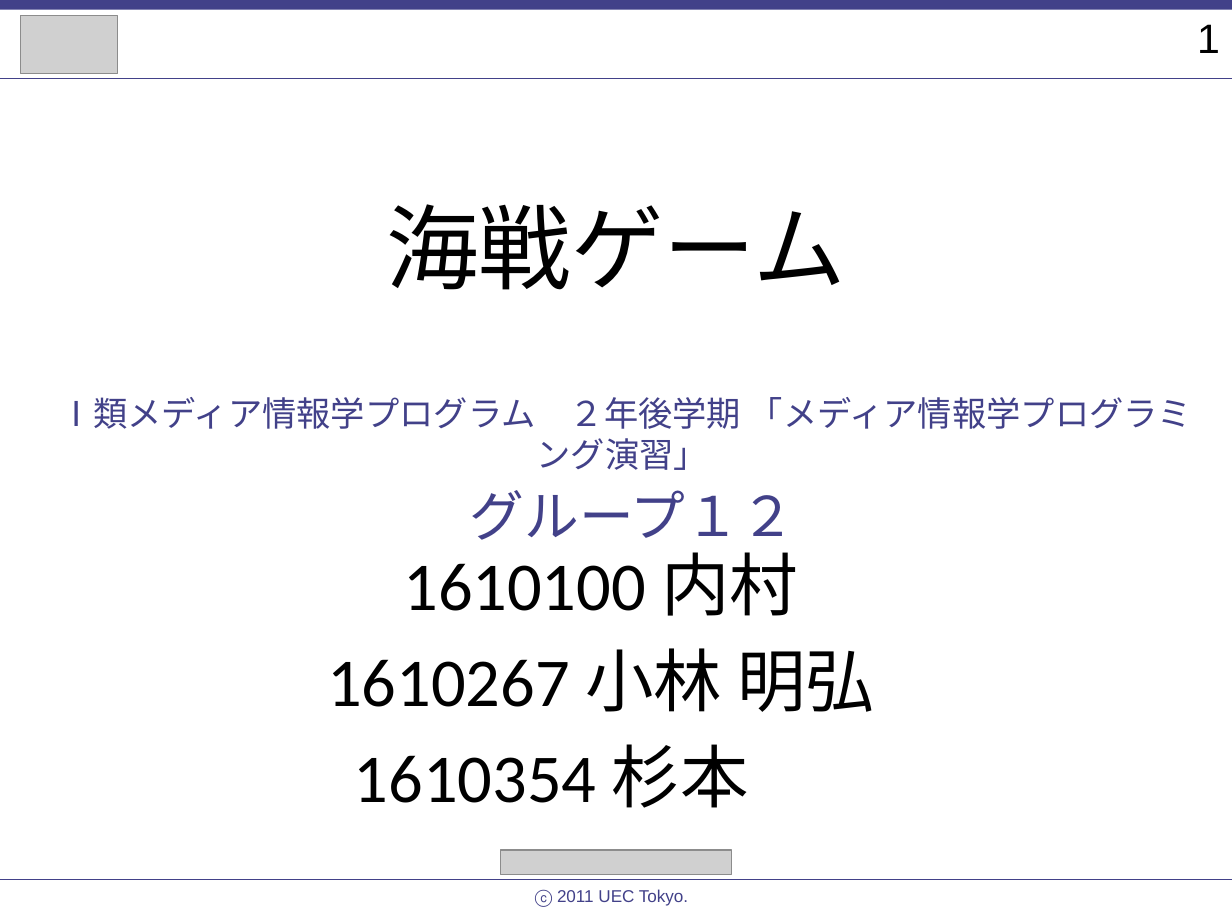
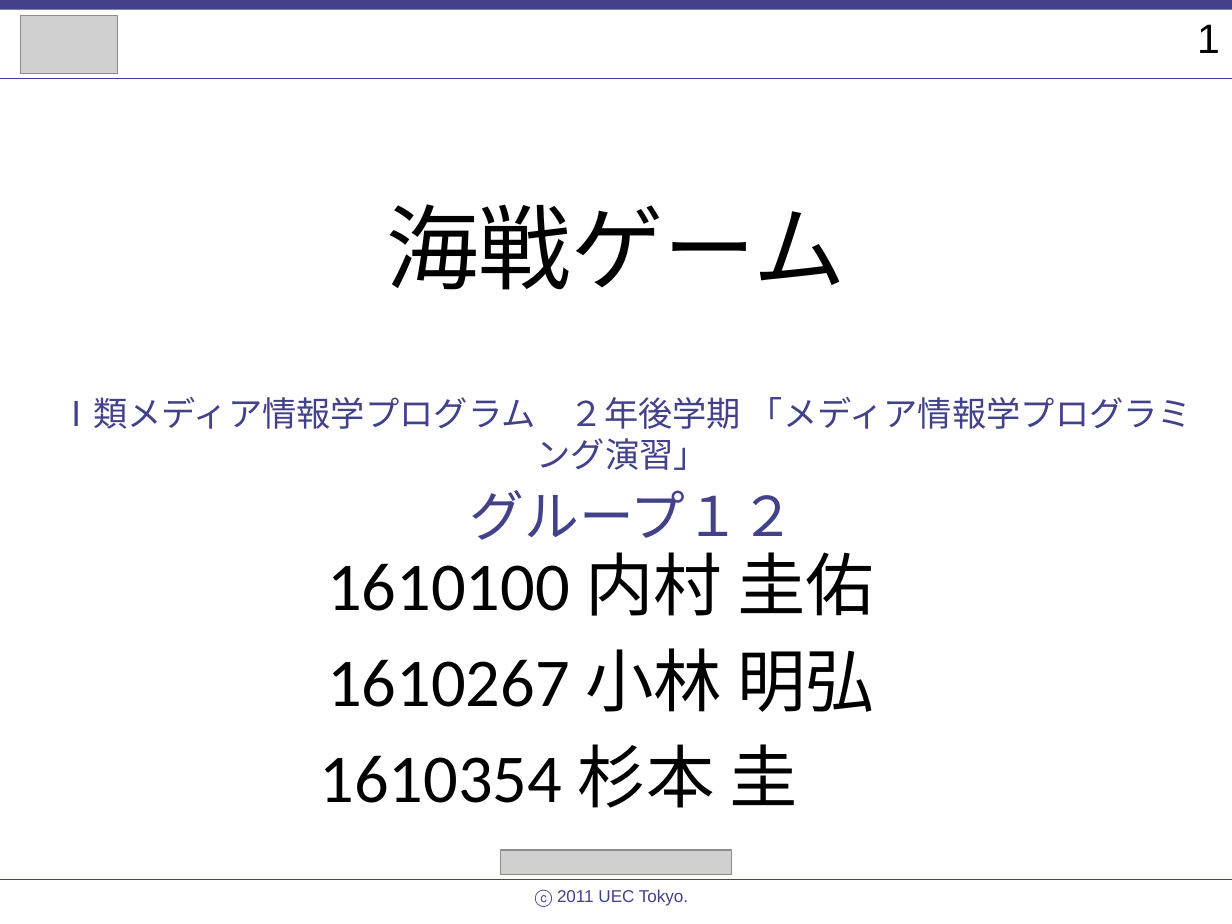
Before and after one commit to KAki3011/groupprog, a slide deck: slide 1 of group12.ppt. Drawn at 1232x924 pixels with LibreOffice and Linux fonts; fonts in the diff are those of the drawing; grey boxes stand for pictures. Boxes give left, top, right and bottom in pixels: in the first picture for what was removed or moved away, otherwise in the second. Text is boxed around its words. In the diff, an @@ line names an element or a change of style, - is before the commit and + after.

```diff
--- a/group12.ppt
+++ b/group12.ppt
@@ subtitle at (x1=327, y1=552, x2=874, y2=616): text changed @@
-1610100 内村
+1610100 内村 圭佑
@@ subtitle at (x1=320, y1=744, x2=798, y2=808): text changed @@
-1610354 杉本
+1610354 杉本 圭
```
Also in this commit, not shown: 2 other slides changed, 2 slides removed, 10 other files.
